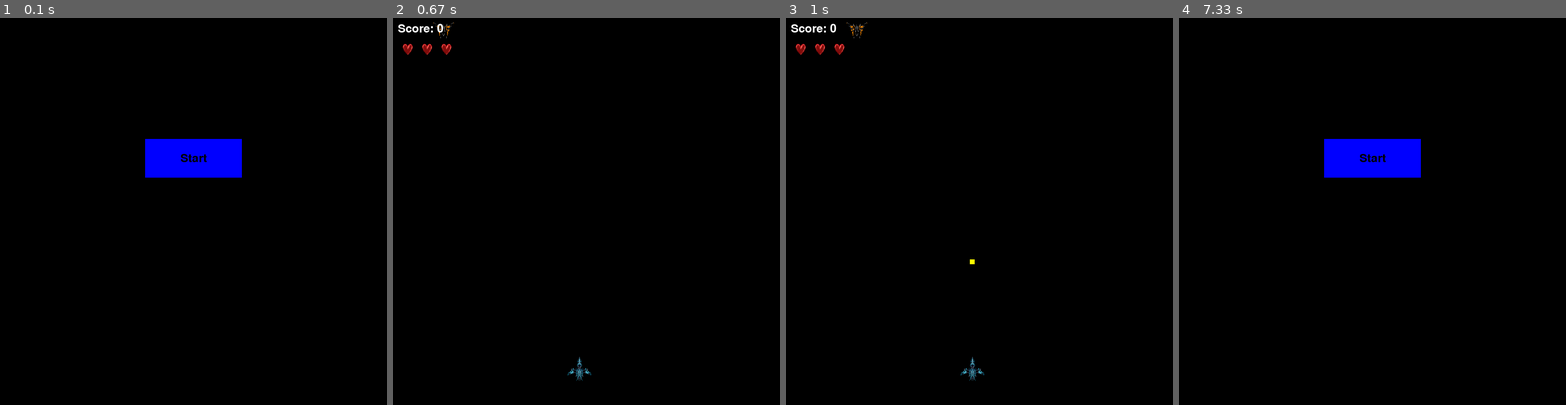
Above: before the commit, frames 1-4 (left to right).
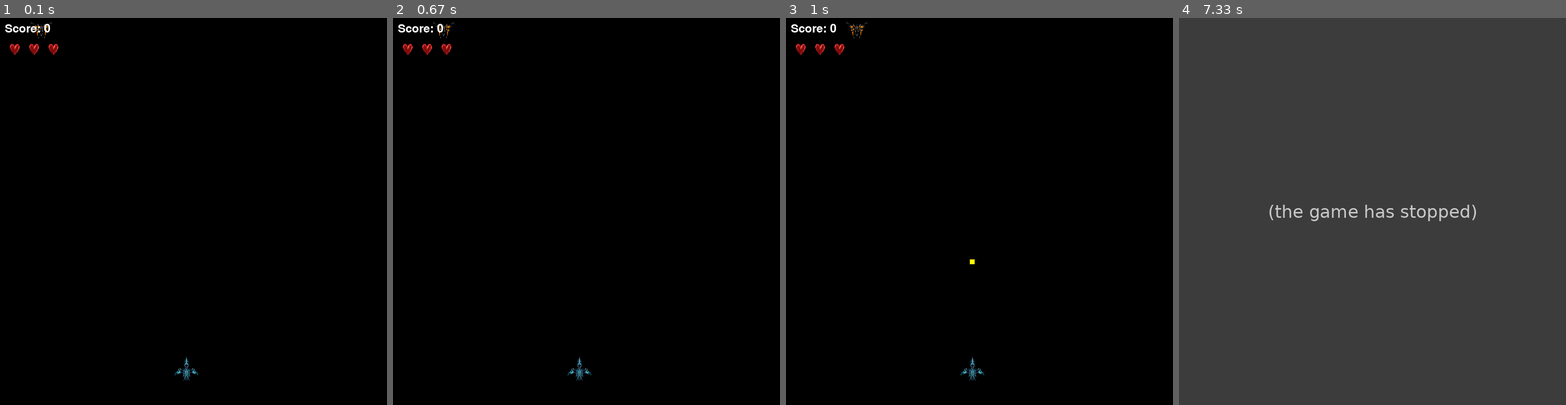
Above: after the commit, the same moments.

Repository: Equipe-Rocket-ES2024/PSA
Game: pygame game, started from main.py
Same seed, same stepped clock (60 frames per second), same inputs: the game is played once before the commit and once after it.
Inputs (mouse positions are in pixels of both pictures, inside the frame that each line leads up to):
- Up to frame 1 (0.1 s): no input
- Up to frame 2 (0.67 s): press the mouse at (586, 157) at 0.37 s; move the mouse to (660, 180) at 0.47 s; release the mouse at (733, 207) at 0.6 s
- Up to frame 3 (1 s): tap Space at 0.67 s
- Up to frame 4 (7.33 s): hold Left 1-1.53 s; tap Space at 1.07, 1.37, 1.63, 1.97, 2.27, 2.4, 2.8, 3.1, 3.47, 3.87, 4.17, 4.37, 4.67, 4.87, 5.2, 5.5, 5.7, 6, 6.27, 6.6, 6.9, 7.03 s; hold Down 1.57-1.87 s; hold Left 1.9-2.3 s; hold Up 2.33-2.7 s; hold Right 2.73-3.37 s; hold Down 3.4-3.77 s; hold Left 3.8-4.27 s; hold Right 4.3-4.77 s; hold Up 4.8-5.1 s; hold Right 5.13-5.6 s; hold Left 5.63-6.17 s; hold Down 6.2-6.5 s; hold Left 6.53-6.93 s; hold Up from 6.97 s (still down)

The runs differ from the first frame. In frame 1, 2.9% of the frame differs, in the area x 1-63%, y 1-94%; in frame 2, nothing differs; in frame 3, nothing differs; in frame 4, 100%, in the area x 0-100%, y 0-100%.
After the commit the program exited at 7.07 s; later frames show no game.

Commit message:
Revert "Menu iniciar"
This reverts commit 19fa0e468dbab2675ac2fa82b52aaea246f31de4.

Diff:
--- a/main.py
+++ b/main.py
@@ -2,4 +2,4 @@
 
 if __name__ == "__main__":
     game = Game()
-    game.menu_screen()
+    game.run_game()
--- a/src/game/game.py
+++ b/src/game/game.py
@@ -31,58 +31,13 @@
         pygame.font.init()
         self.font = pygame.font.Font(None, 36)
         self.lives = 3
-        self.heart_sprite = self.pygame_engine.load_sprite_image(
-            self.game_config_constants.HEART_01)
-        self.heart_sprite = self.pygame_engine.scale_sprite(
-            self.heart_sprite, 40, 30)
+        self.heart_sprite = self.pygame_engine.load_sprite_image(self.game_config_constants.HEART_01)
+        self.heart_sprite = self.pygame_engine.scale_sprite(self.heart_sprite, 40, 30)
 
-    def draw_button(self, text, x, y, width, height, inactive_color, active_color, action=None):
-        """Desenha um botão na tela e detecta cliques."""
-        mouse = pygame.mouse.get_pos()
-        click = pygame.mouse.get_pressed()
-
-        # Detectar o hover sobre o botão
-        if x + width > mouse[0] > x and y + height > mouse[1] > y:
-            pygame.draw.rect(self.screen, active_color, (x, y, width, height))
-            if click[0] == 1 and action is not None:
-                action()
-        else:
-            pygame.draw.rect(self.screen, inactive_color,
-                             (x, y, width, height))
-
-        # Renderizar o texto dentro do botão
-        text_surface = self.font.render(text, True, (0, 0, 0))
-        text_rect = text_surface.get_rect(
-            center=(x + width / 2, y + height / 2))
-        self.screen.blit(text_surface, text_rect)
-
-    def menu_screen(self):
-        """Exibe a tela de menu com um botão Start."""
-        menu_running = True
-        while menu_running:
-            for event in pygame.event.get():
-                if event.type == Keys.QUIT.value:
-                    self.running = False
-                    self.pygame_engine.display_quit()
-                    menu_running = False
-                    break
-
-            # Preencher o fundo do menu com uma cor
-            self.screen.fill((0, 0, 0))
-
-            # Desenhar o botão "Start"
-            self.draw_button("Start", 300, 250, 200, 80,
-                             (0, 0, 255), (0, 100, 255), self.start_game)
-
-            pygame.display.update()
-
-    def start_game(self):
-        """Função chamada quando o botão Start é clicado."""
-        self.run_game()
 
     def run_game(self):
-        """Loop principal do jogo."""
         while self.running:
+
             for event in pygame.event.get():
                 if event.type == Keys.QUIT.value:
                     self.running = False
@@ -94,7 +49,7 @@
                     if event.type == pygame.KEYDOWN and event.key == Keys.K_SPACE.value:
                         spaceshipAliveList = list(
                             filter(self.spaceshipAlive, self.objects))
-                        if spaceshipAliveList.__len__() > 0:
+                        if (spaceshipAliveList.__len__() > 0):
                             self.add_objects(self.spaceship.shoot())
 
                 elif event.type == Keys.KEYDOWN.value:
